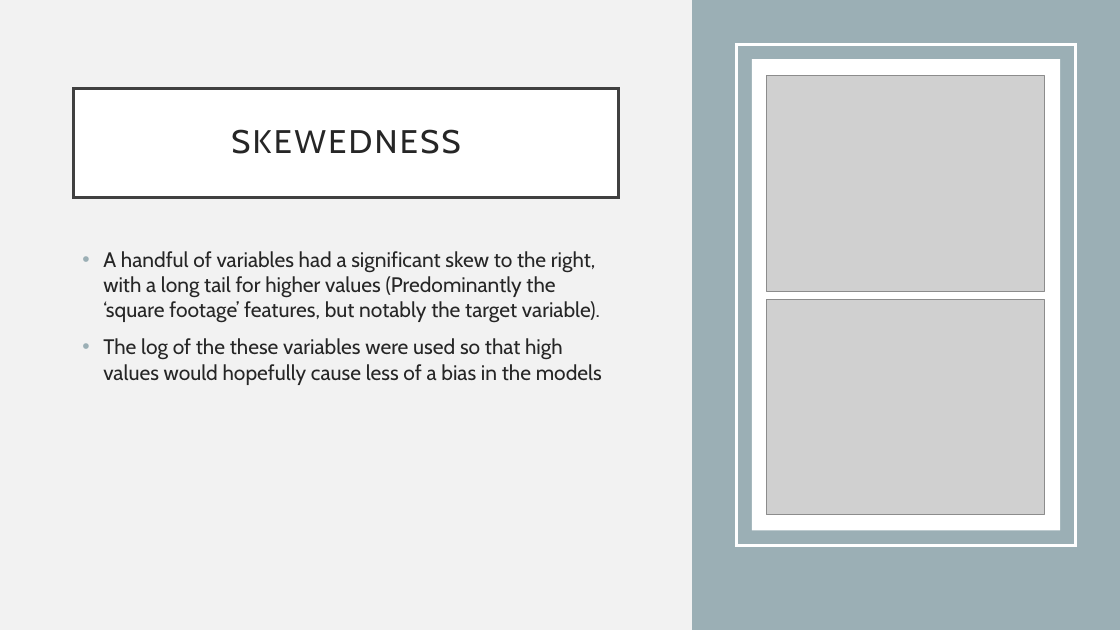
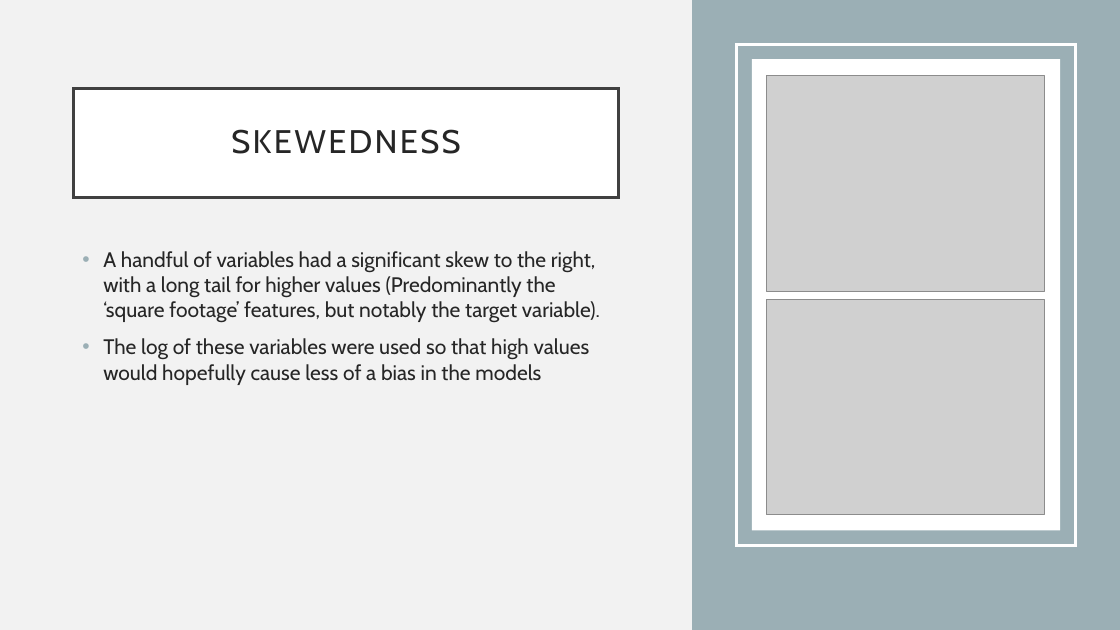
Before and after one commit to bbotzheim/ML_Kaggle_Competition_House_Prices, a slide deck: slide 10 of Project_Presentation.pptx (slide 8 before the commit). Drawn at 1120x630 pixels with LibreOffice and Linux fonts; fonts in the diff are those of the drawing; grey boxes stand for pictures. Boxes give left, top, right and bottom in pixels: in the first picture for what was removed or moved away, otherwise in the second. Text is boxed around its words. In the diff, an @@ line names an element or a change of style, - is before the commit and + after.

```diff
--- a/Project_Presentation.pptx
+++ b/Project_Presentation.pptx
@@ text at [103, 338, 590, 385]: text changed @@
-• The log of the these variables were used so that high values would hopefully cause less of a bias in the models
+• The log of these variables were used so that high values would hopefully cause less of a bias in the models
```
Also in this commit, not shown: 5 other slides changed.
